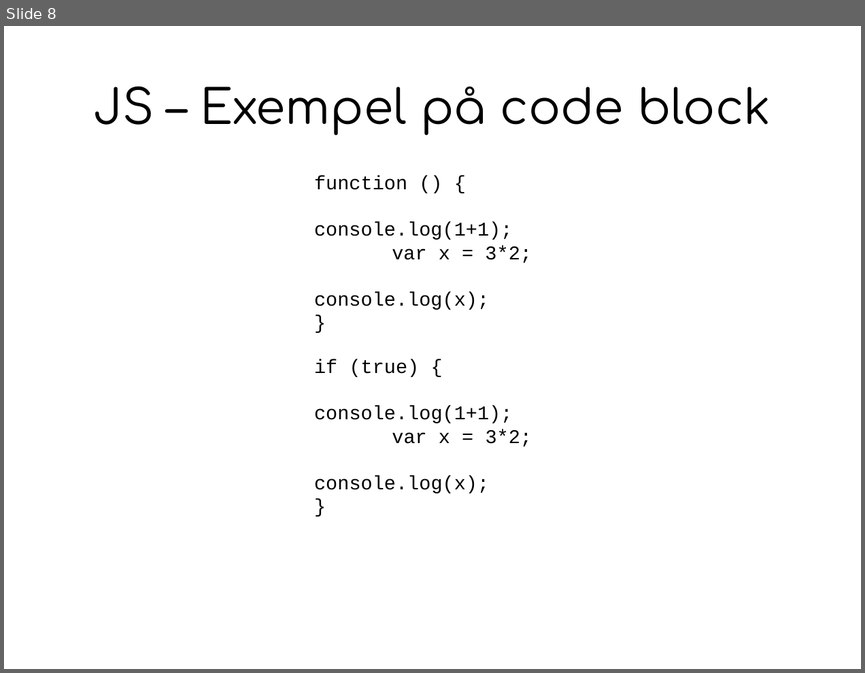
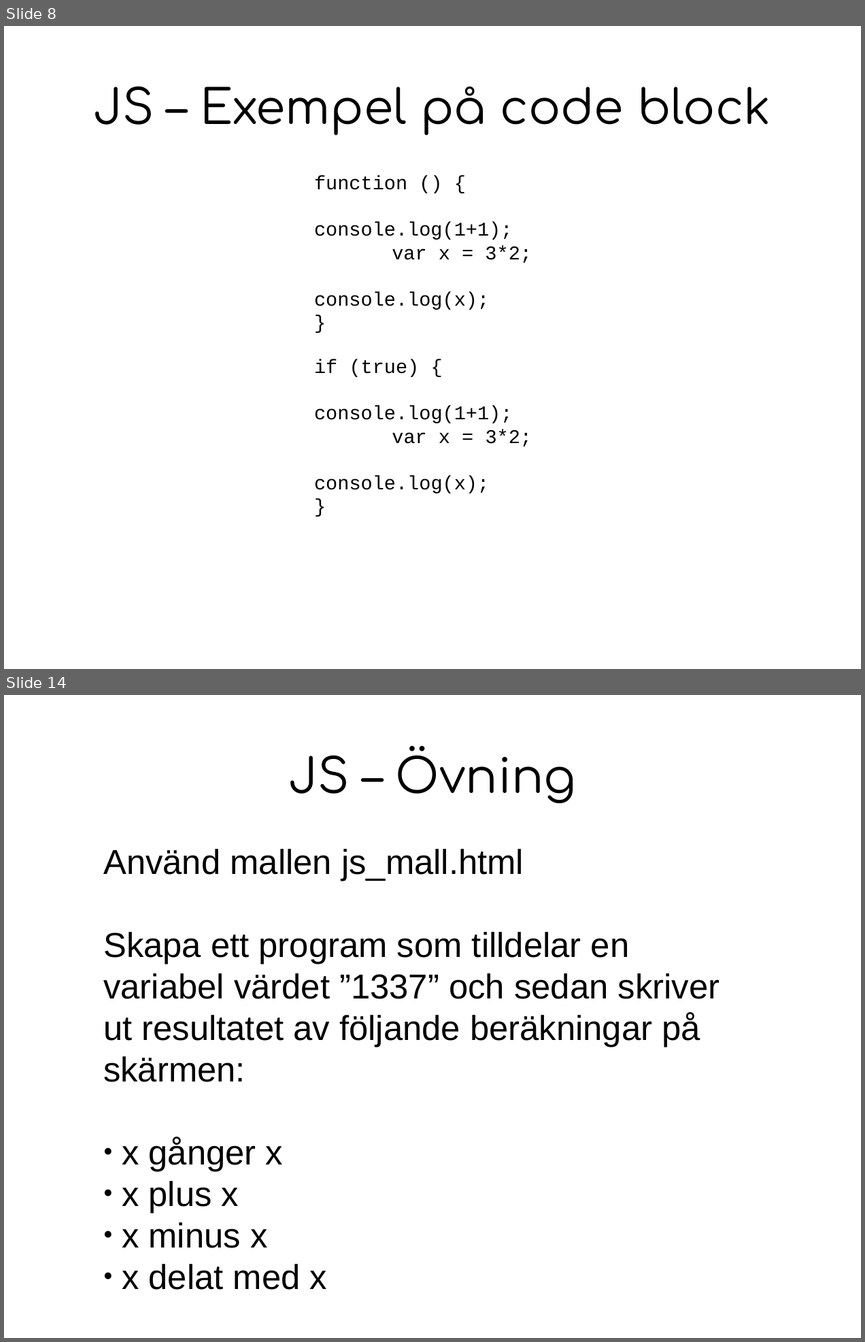
Before and after one commit to digidemlab/codemoth, a slide deck: js/presentation_js.odp. Shown one above the other, each under a label of ours: slide 8 before the commit, slides 8 and 14 after it; the slides between them are not shown. The pictures are 865x673 and 865x1342 pixels, drawn with LibreOffice and Linux fonts; fonts in the diff are those of the drawing. Boxes give left, top, right and bottom in pixels: in the first picture for what was removed or moved away, otherwise in the second. Text is boxed around its words. In the diff, an @@ line names an element or a change of style, - is before the commit and + after.

```diff
--- a/js/presentation_js.odp
+++ b/js/presentation_js.odp
@@ slide 14 added at [4, 695, 861, 1338], background #FFFFFF @@
@@ title added at [289, 745, 576, 803], 44 pt, text #000000 @@
+JS – Övning
@@ text added at [103, 849, 720, 1289], 32 pt, text #000000 @@
+Använd mallen js_mall.html
+Skapa ett program som tilldelar en variabel värdet ”1337” och sedan skriver ut resultatet av följande beräkningar på skärmen:
+● x gånger x
+● x plus x
+● x minus x
+● x delat med x
```
Also in this commit, not shown: 2 slides changed, 7 other slides added, 9 other files.
